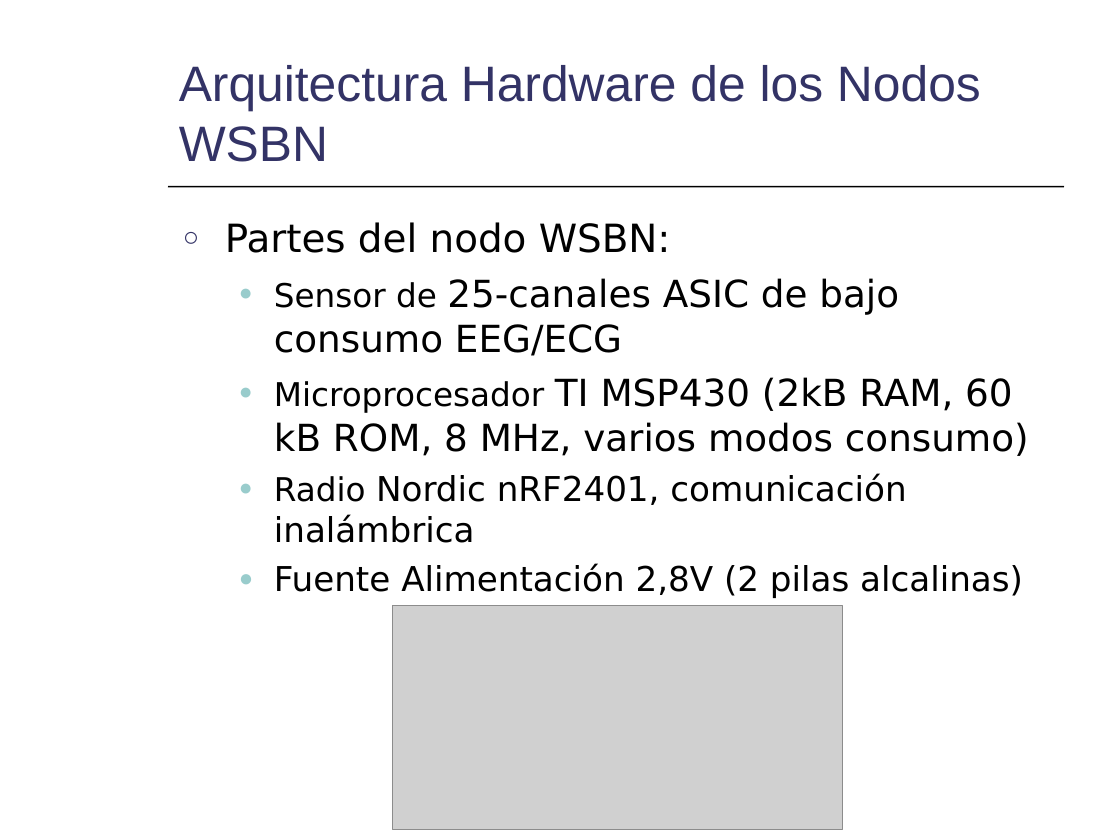
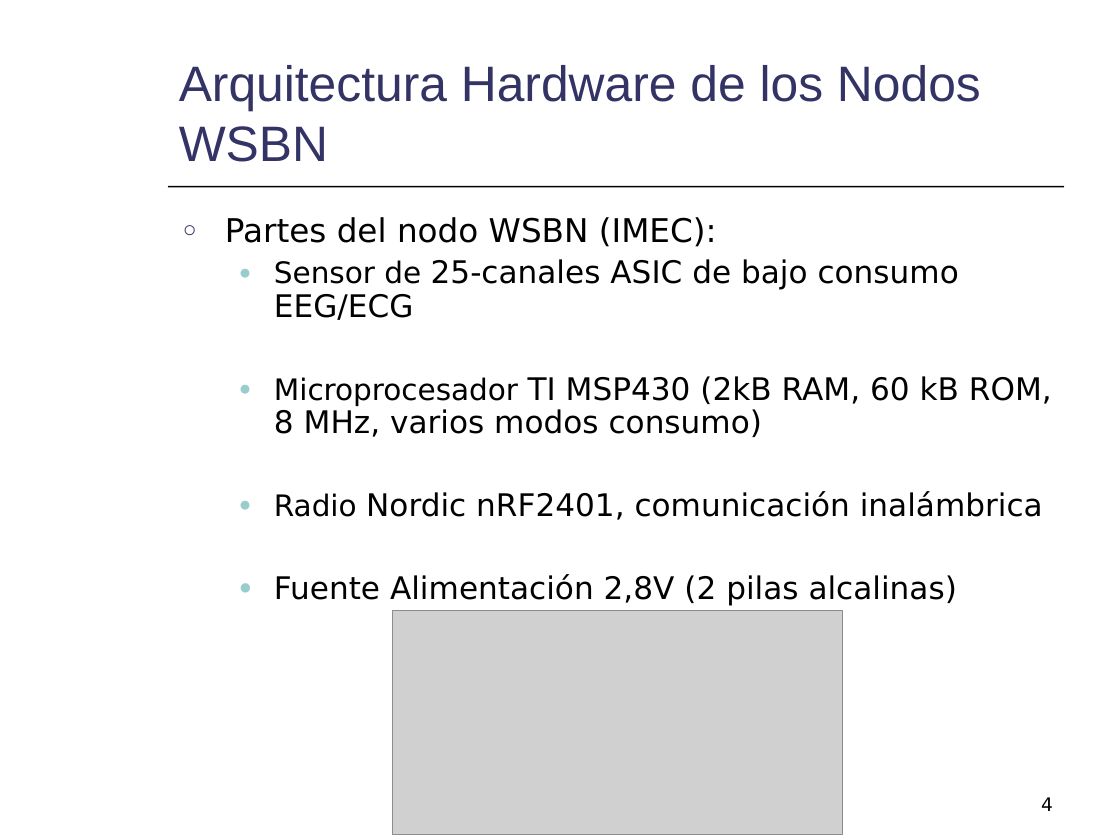
Before and after one commit to mmja/redsensores, a slide deck: slide 4 of Memoria/Consumo.ppt (slide 5 before the commit). Drawn at 1120x840 pixels with LibreOffice and Linux fonts; fonts in the diff are those of the drawing; grey boxes stand for pictures. Boxes give left, top, right and bottom in pixels: in the first picture for what was removed or moved away, otherwise in the second. Text is boxed around its words. In the diff, an @@ line names an element or a change of style, - is before the commit and + after.

```diff
--- a/Memoria/Consumo.ppt
+++ b/Memoria/Consumo.ppt
@@ text at bbox=[225, 217, 717, 247]: text changed; size 25 to 21 pt @@
-○ Partes del nodo WSBN:
+○ Partes del nodo WSBN (IMEC):
@@ text at bbox=[274, 259, 1052, 605]: size 21 to 19 pt in "Sensor de", "Microprocesador", "Radio"; size 24 to 20 pt in "25-canales ASIC de bajo consumo EEG/ECG", "TI MSP430 (2kB RAM, 60 kB ROM, ..."; size 22 to 20 pt in "Nordic nRF2401, comunicación inalámbrica", "Fuente Alimentación 2,8V (2 pilas alcalinas)"; line spacing 1 to 0.9; less space between paragraphs @@
@@ picture: place and size @@
-picture at bbox=[393, 605, 843, 829]
+picture at bbox=[393, 610, 843, 834]
@@ page number added at bbox=[1041, 797, 1053, 811], 12 pt, text #000000 @@
+4
```
Also in this commit, not shown: 14 other slides changed, 5 slides added, 1 slide removed.
